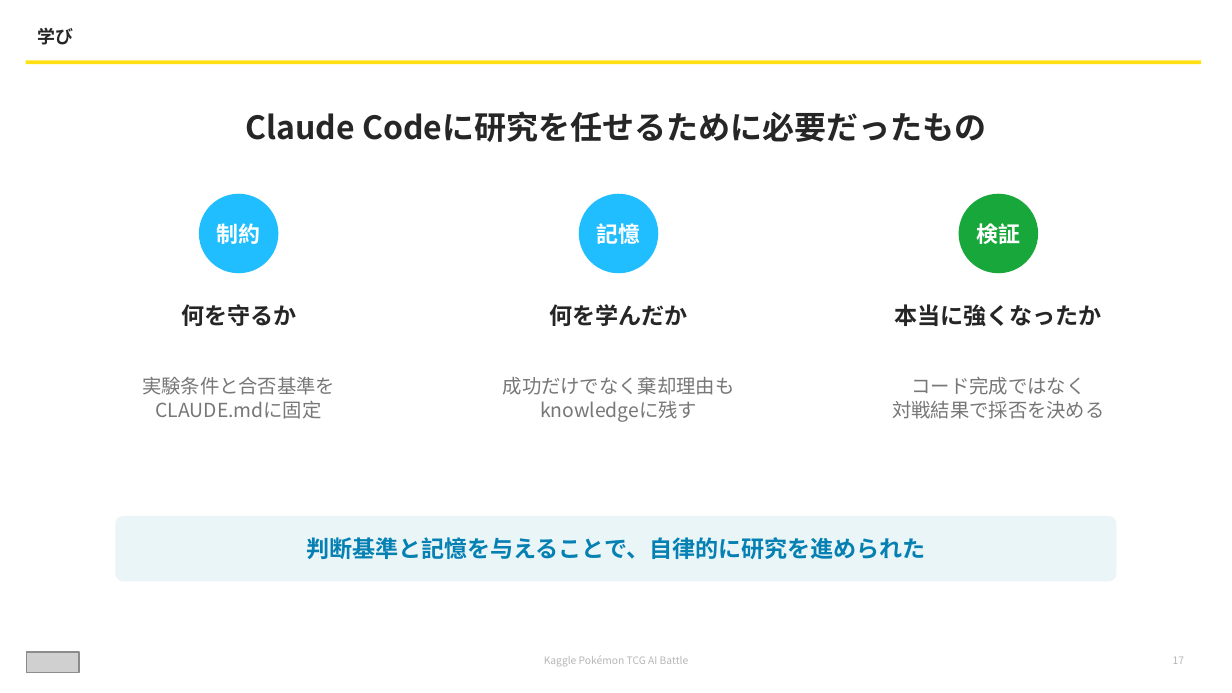
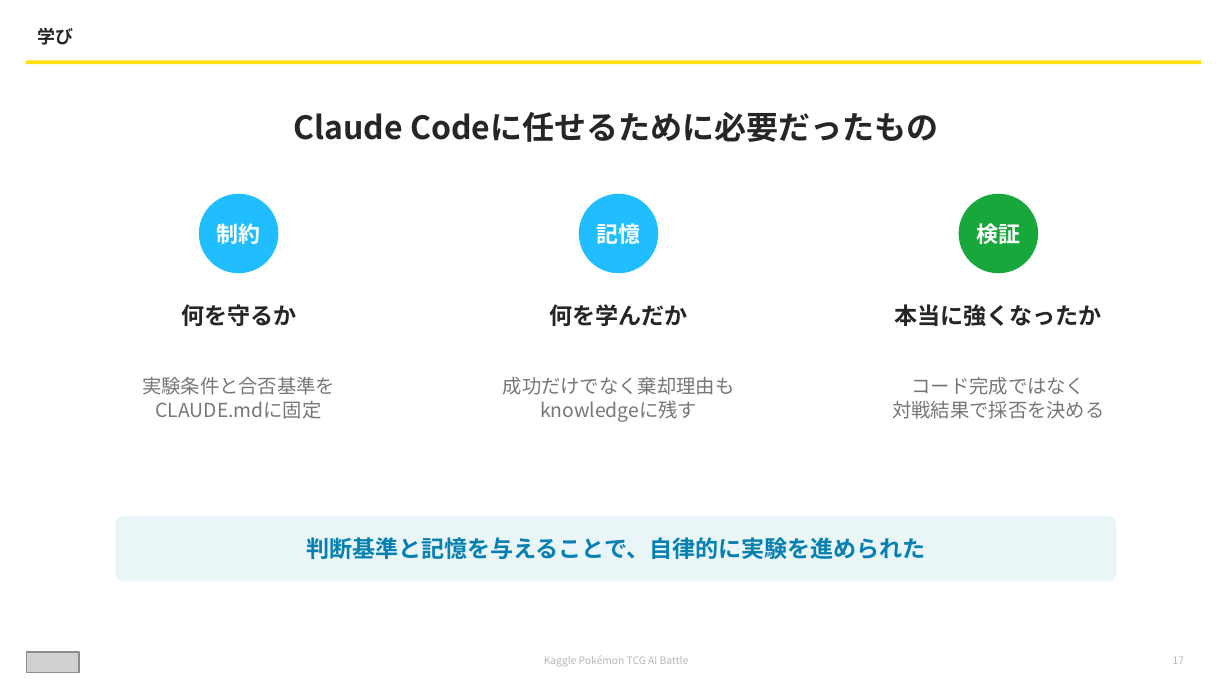
Before and after one commit to inumaru9n/pokemon_tcg, a slide deck: slide 17 of presentations/kaggle_pokeca_claude_code.pptx. Drawn at 1232x693 pixels with LibreOffice and Linux fonts; fonts in the diff are those of the drawing; grey boxes stand for pictures. Boxes give left, top, right and bottom in pixels: in the first picture for what was removed or moved away, otherwise in the second. Text is boxed around its words. In the diff, an @@ line names an element or a change of style, - is before the commit and + after.

```diff
--- a/presentations/kaggle_pokeca_claude_code.pptx
+++ b/presentations/kaggle_pokeca_claude_code.pptx
@@ text at (293,112,939,142): text changed @@
-Claude Codeに研究を任せるために必要だったもの
+Claude Codeに任せるために必要だったもの
@@ text in rounded rectangle at (307,537,926,559): text changed @@
-判断基準と記憶を与えることで、自律的に研究を進められた
+判断基準と記憶を与えることで、自律的に実験を進められた
```
Also in this commit, not shown: 10 other slides changed, 1 slide added, 1 slide removed.
